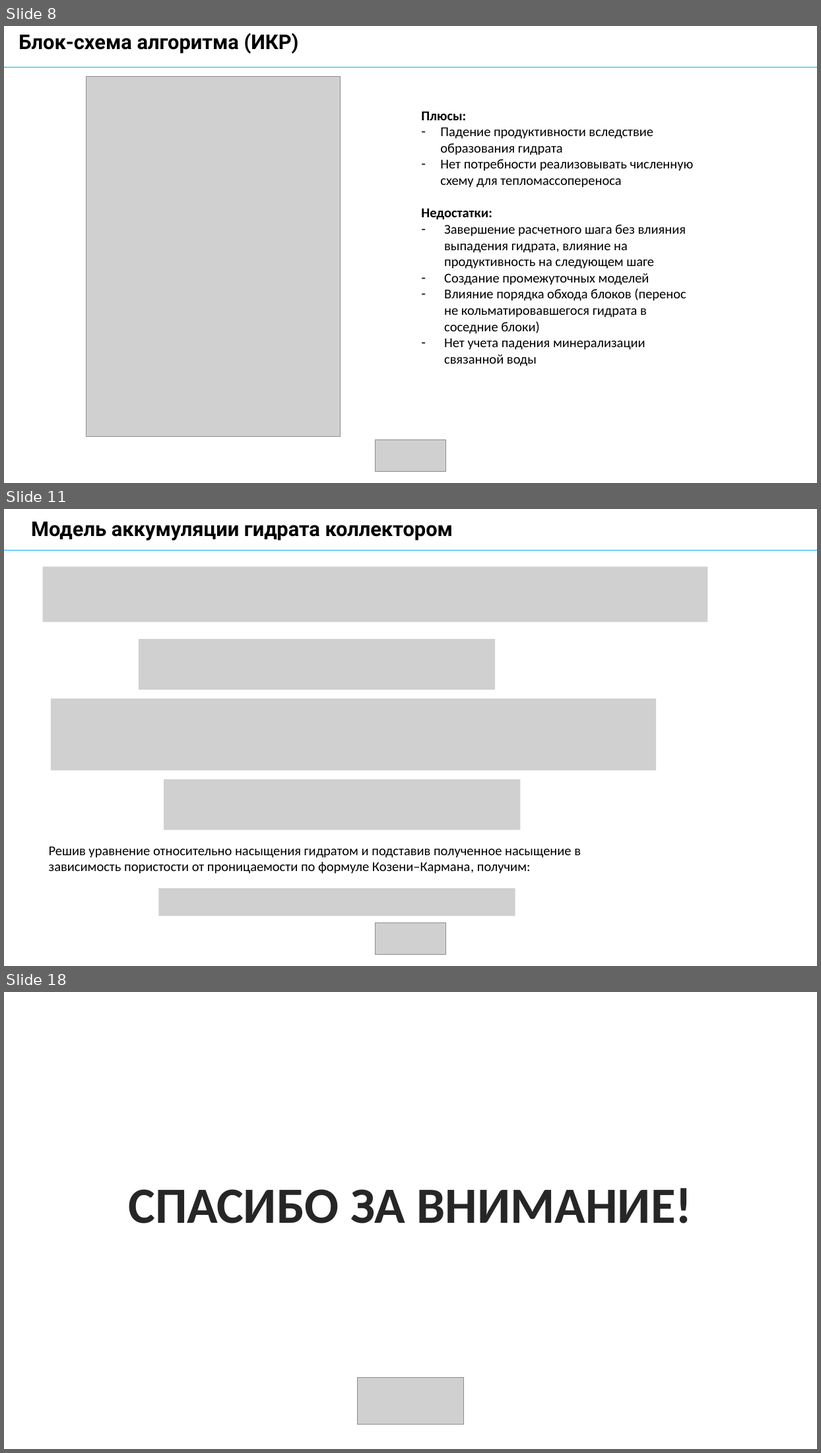
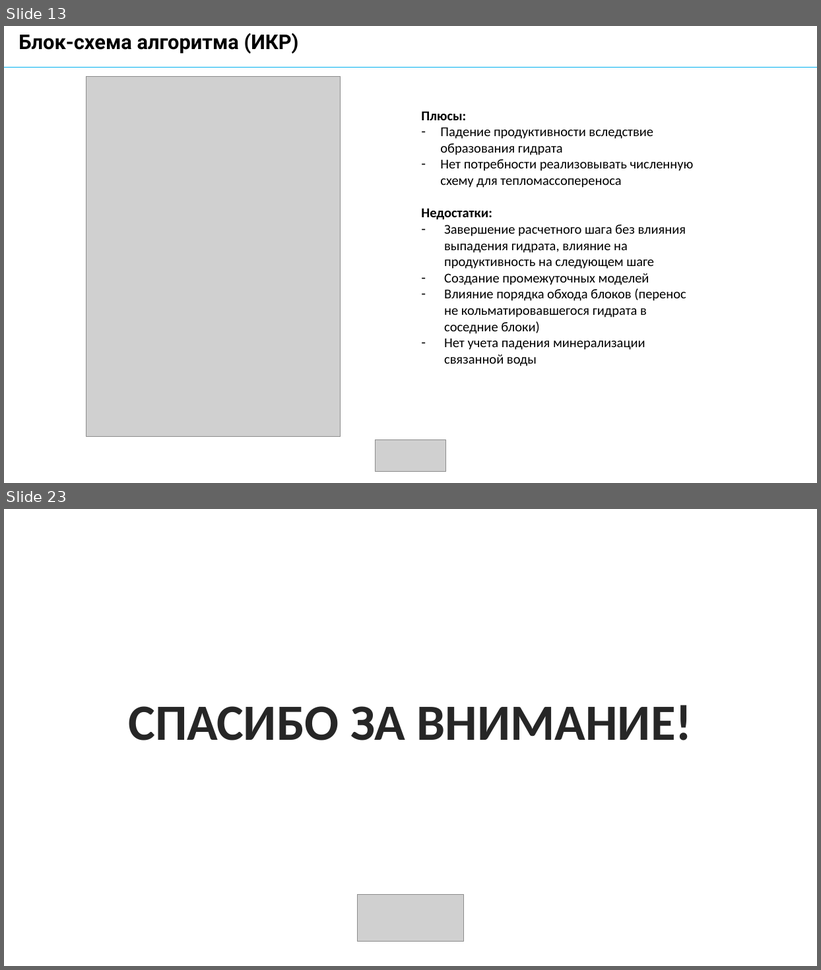
Before and after one commit to AlxndrKlbk/PhD_scriptorium, a slide deck: my_articles/3_course/автореферат/Kolbeko_AB.pptx. Shown one above the other, each under a label of ours: slides 8, 11 and 18 before the commit, slides 13 and 23 after it; the slides between them are not shown. The pictures are 821x1453 and 821x970 pixels, drawn with LibreOffice and Linux fonts; fonts in the diff are those of the drawing; grey boxes stand for pictures; background and template pictures are left out. Boxes give left, top, right and bottom in pixels: in the first picture for what was removed or moved away, otherwise in the second. Text is boxed around its words. In the diff, an @@ line names an element or a change of style, - is before the commit and + after.

```diff
--- a/my_articles/3_course/автореферат/Kolbeko_AB.pptx
+++ b/my_articles/3_course/автореферат/Kolbeko_AB.pptx
@@ slide 11 removed at bbox=[4, 509, 817, 966], background #FFFFFF @@
@@ text removed at bbox=[31, 522, 453, 541] @@
-Модель аккумуляции гидрата коллектором
@@ line removed from (4, 551) to (817, 551) @@
@@ picture removed at bbox=[42, 567, 708, 623] @@
@@ picture removed at bbox=[139, 639, 496, 690] @@
@@ picture removed at bbox=[51, 698, 657, 770] @@
@@ picture removed at bbox=[164, 780, 521, 830] @@
@@ text removed at bbox=[49, 847, 581, 874] @@
-Решив уравнение относительно насыщения гидратом и подставив полученное насыщение в зависимость пористости от проницаемости по формуле Козени–Кармана, получим:
@@ picture removed at bbox=[159, 889, 516, 916] @@
@@ picture removed at bbox=[376, 923, 446, 955] @@
@@ what was slide 8 is now slide 13 @@
@@ what was slide 18 is now slide 23 @@
```
Also in this commit, not shown: 10 slides changed, 7 slides added, 1 other slide removed, 3 other files.
